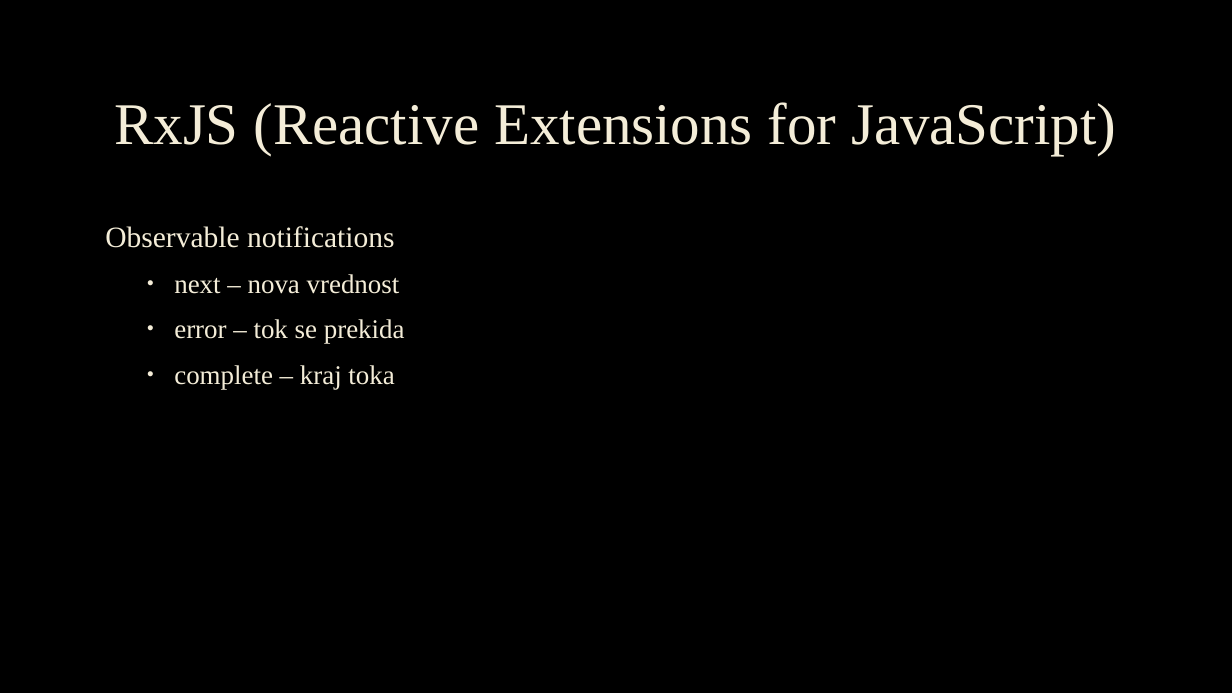
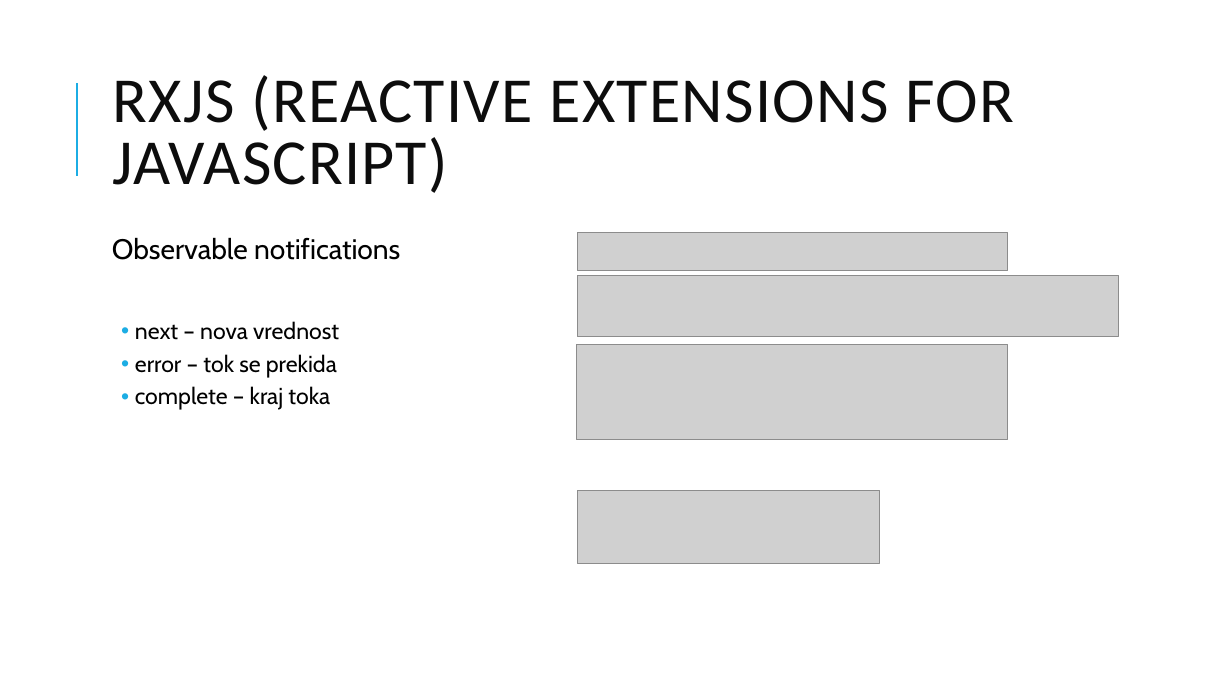
Before and after one commit to anitagolubovic/SignalsAndRxJs, a slide deck: slide 7 of Signali I RxJS.pptx (slide 6 before the commit). Drawn at 1232x693 pixels with LibreOffice and Linux fonts; fonts in the diff are those of the drawing; grey boxes stand for pictures; background and template pictures are left out. Boxes give left, top, right and bottom in pixels: in the first picture for what was removed or moved away, otherwise in the second. Text is boxed around its words. In the diff, an @@ line names an element or a change of style, - is before the commit and + after.

```diff
--- a/Signali I RxJS.pptx
+++ b/Signali I RxJS.pptx
@@ background picture (left out) to #FFFFFF @@
@@ line added from (77, 176) to (77, 83), #1CADE4 1.5 pt @@
@@ title at bbox=[113, 75, 1015, 193]: text changed; size 46 to 50 pt; font Times New Roman to Calibri; text colour #F4EDD8 to #0D0D0D @@
-RxJS (Reactive Extensions for JavaScript)
+RXJS (REACTIVE EXTENSIONS FOR JAVASCRIPT)
@@ text "Observable notifications": place and size @@
-text "Observable notifications" at bbox=[105, 226, 405, 389]
+text "Observable notifications" at bbox=[112, 237, 400, 410]
@@ text "Observable notifications" at bbox=[112, 237, 400, 410]: size 23 to 22 pt in "Observable notifications"; font Times New Roman to Cabin, text colour #F4EDD8 to #000000, letter outline #404040 0.75 pt to none; size 21 to 18 pt in "next – nova vrednost", "error – tok se prekida", "complete – kraj toka"; line spacing 1.1 to 0.9; more space between paragraphs; indent changed; line spacing 1 to 0.9; less space between paragraphs; bullet colour #F4EDD8 to #1CADE4 @@
@@ picture added at bbox=[578, 233, 1008, 272] @@
@@ picture added at bbox=[578, 275, 1118, 337] @@
@@ picture added at bbox=[577, 345, 1008, 440] @@
@@ picture added at bbox=[578, 490, 880, 563] @@
```
Also in this commit, not shown: 15 other slides changed, 3 slides added, 1 slide removed, 2 other files.
